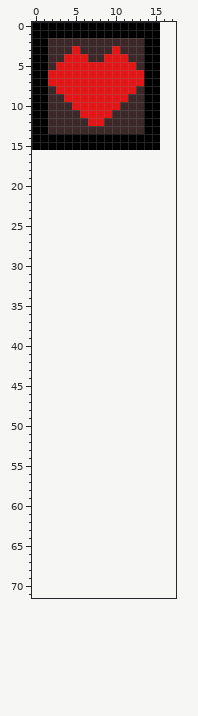
Sprite sheet, stored at Items/Placeable/HealHurtBlock.png. This is how it looked before the edit.
The file is 16x16 pixels. The old version is drawn lined up with the new one, on the new canvas.
Now the later version:
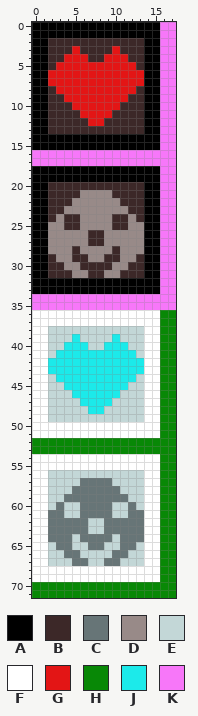
Palette (. is transparent): A #000000  B #3c2828  C #677577  D #988a88  E #c3d7d7  F #ffffff  G #e31515  H #088806  J #1ceaea  K #f777f9
From old to new:
canvas 16x16 -> 18x72
y 0..15: x 16..17 .. -> KK
y 16..17: x 0..17 .................. -> KKKKKKKKKKKKKKKKKK
y 18..19: x 0..17 .................. -> AAAAAAAAAAAAAAAAKK
y 20: x 0..17 .................. -> AABBBBBBBBBBBBAAKK
y 21: x 0..17 .................. -> AABBBBDDDDBBBBAAKK
y 22: x 0..17 .................. -> AABBBDDDDDDBBBAAKK
y 23: x 0..17 .................. -> AABBDDDDDDDDBBAAKK
y 24: x 0..17 .................. -> AABDBBDDDDBBDBAAKK
y 25: x 0..17 .................. -> AADDBBDDDDBBDDAAKK
y 26..27: x 0..17 .................. -> AADDDDDBBDDDDDAAKK
y 28: x 0..17 .................. -> AADDDBDDDDBDDDAAKK
y 29: x 0..17 .................. -> AABDDBBDDBBDDBAAKK
y 30: x 0..17 .................. -> AABBDDBBBBDDBBAAKK
y 31: x 0..17 .................. -> AABBBDDBBDDBBBAAKK
y 32..33: x 0..17 .................. -> AAAAAAAAAAAAAAAAKK
y 34..35: x 0..17 .................. -> KKKKKKKKKKKKKKKKKK
y 36..37: x 0..17 .................. -> FFFFFFFFFFFFFFFFHH
y 38: x 0..17 .................. -> FFEEEEEEEEEEEEFFHH
y 39: x 0..17 .................. -> FFEEEJEEEEJEEEFFHH
y 40: x 0..17 .................. -> FFEEJJJEEJJJEEFFHH
y 41: x 0..17 .................. -> FFEJJJJJJJJJJEFFHH
y 42..43: x 0..17 .................. -> FFJJJJJJJJJJJJFFHH
y 44: x 0..17 .................. -> FFEJJJJJJJJJJEFFHH
y 45: x 0..17 .................. -> FFEEJJJJJJJJEEFFHH
y 46: x 0..17 .................. -> FFEEEJJJJJJEEEFFHH
y 47: x 0..17 .................. -> FFEEEEJJJJEEEEFFHH
y 48: x 0..17 .................. -> FFEEEEEJJEEEEEFFHH
y 49: x 0..17 .................. -> FFEEEEEEEEEEEEFFHH
y 50..51: x 0..17 .................. -> FFFFFFFFFFFFFFFFHH
y 52..53: x 0..17 .................. -> HHHHHHHHHHHHHHHHHH
y 54..55: x 0..17 .................. -> FFFFFFFFFFFFFFFFHH
y 56: x 0..17 .................. -> FFEEEEEEEEEEEEFFHH
y 57: x 0..17 .................. -> FFEEEECCCCEEEEFFHH
y 58: x 0..17 .................. -> FFEEECCCCCCEEEFFHH
y 59: x 0..17 .................. -> FFEECCCCCCCCEEFFHH
y 60: x 0..17 .................. -> FFECEECCCCEECEFFHH
y 61: x 0..17 .................. -> FFCCEECCCCEECCFFHH
y 62..63: x 0..17 .................. -> FFCCCCCEECCCCCFFHH
y 64: x 0..17 .................. -> FFCCCECCCCECCCFFHH
y 65: x 0..17 .................. -> FFECCEECCEECCEFFHH
y 66: x 0..17 .................. -> FFEECCEEEECCEEFFHH
y 67: x 0..17 .................. -> FFEEECCEECCEEEFFHH
y 68..69: x 0..17 .................. -> FFFFFFFFFFFFFFFFHH
y 70..71: x 0..17 .................. -> HHHHHHHHHHHHHHHHHH
Where, in picture pixels (left, top, right, bottom), the same in both pictures:
added: (32, 22, 176, 598)
